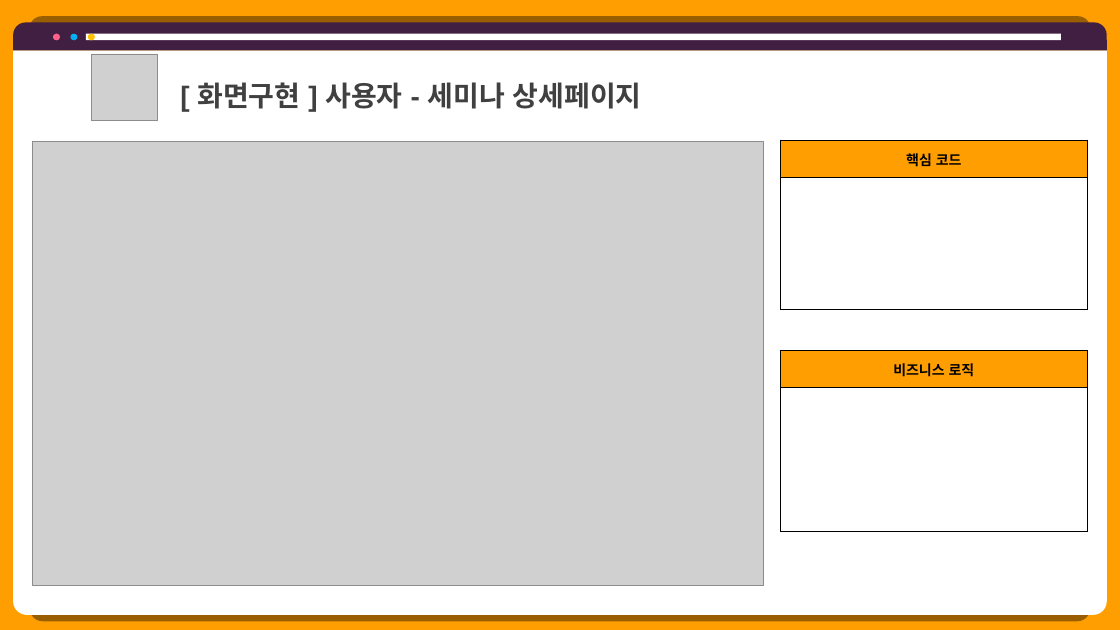
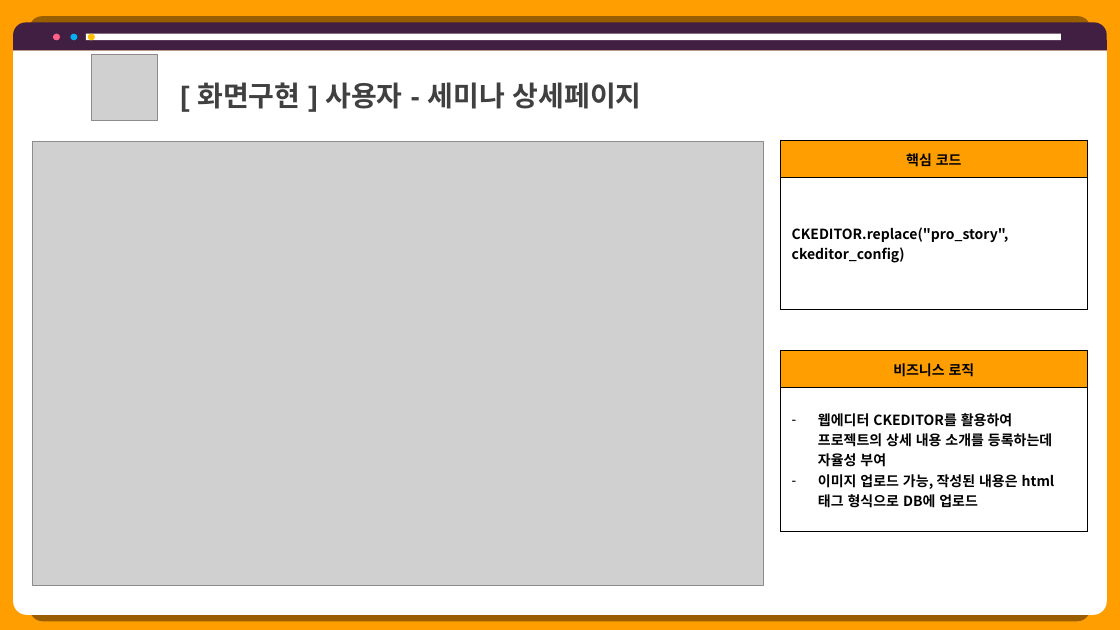
Before and after one commit to hhsw07/ezen-academy-projects, a slide deck: slide 15 of 0 발표용 파워포인트/project06 - 파워포인트 종합 - 현태.pptx (slide 18 before the commit). Drawn at 1120x630 pixels with LibreOffice and Linux fonts; fonts in the diff are those of the drawing; grey boxes stand for pictures. Boxes give left, top, right and bottom in pixels: in the first picture for what was removed or moved away, otherwise in the second. Text is boxed around its words. In the diff, an @@ line names an element or a change of style, - is before the commit and + after.

```diff
--- a/0 발표용 파워포인트/project06 - 파워포인트 종합 - 현태.pptx
+++ b/0 발표용 파워포인트/project06 - 파워포인트 종합 - 현태.pptx
@@ table at (781, 140, 1087, 310) @@
@@ row 2, column 1: "" to "CKEDITOR.replace("pro_story", ckeditor_config)" @@
@@ table at (781, 350, 1087, 532) @@
-row 2, column 1: 
+row 2, column 1: 웹에디터 CKEDITOR를 활용하여 프로젝트의 상세 내용 소개를 등록하는데 자율성 부여 / 이미지 업로드 가능, 작성된 내용은 html 태그 형식으로 DB에 업로드
```
Also in this commit, not shown: 30 other slides changed, 1 slide added, 4 slides removed, 2 other files.
